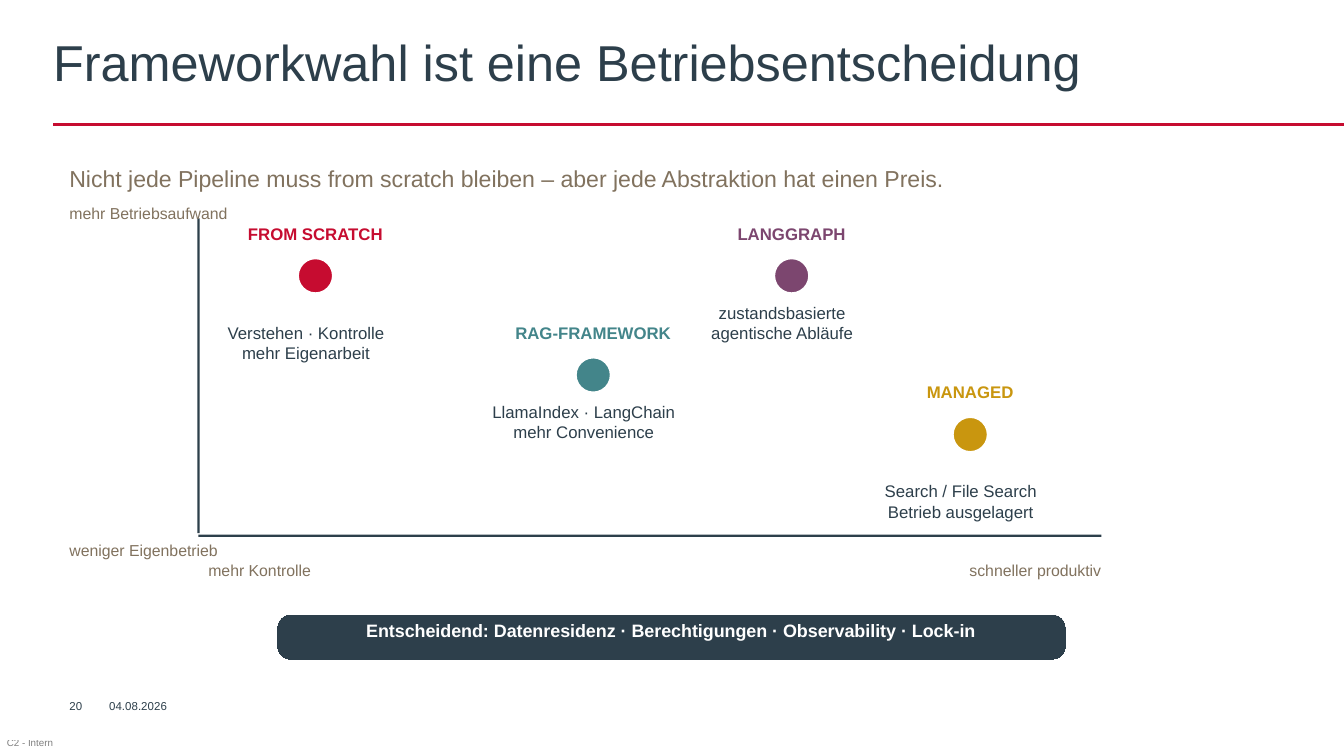
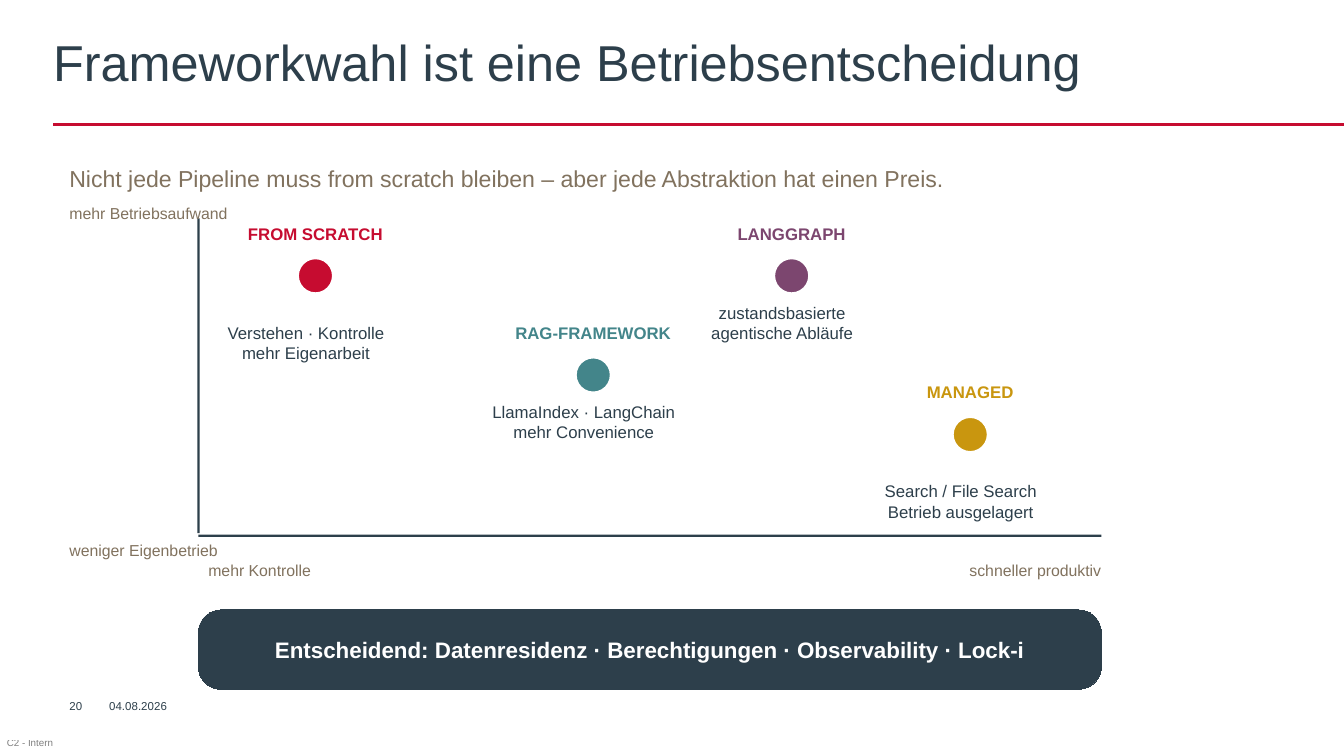
Before and after one commit to AkrosAG/RAG-Workshop, a slide deck: slide 25 of RAG_Workshop.pptx. Drawn at 1344x756 pixels with LibreOffice and Linux fonts; fonts in the diff are those of the drawing; background and template pictures are left out. Boxes give left, top, right and bottom in pixels: in the first picture for what was removed or moved away, otherwise in the second. Text is boxed around its words. In the diff, an @@ line names an element or a change of style, - is before the commit and + after.

```diff
--- a/RAG_Workshop.pptx
+++ b/RAG_Workshop.pptx
@@ rounded rectangle "Entscheidend: Datenresidenz · Berechtigungen · ...": place and size @@
-rounded rectangle "Entscheidend: Datenresidenz · Berechtigungen · ..." at (366, 624, 975, 641)
+rounded rectangle "Entscheidend: Datenresidenz · Berechtigungen · ..." at (199, 610, 1102, 690)
@@ rounded rectangle "Entscheidend: Datenresidenz · Berechtigungen · ..." at (199, 610, 1102, 690): vertical alignment top to middle; fill none to #2D3F4B; outline none to #2D3F4B 0 pt @@
@@ rounded rectangle removed at (278, 615, 1066, 659) @@
@@ text in rounded rectangle at (275, 641, 1024, 663): text changed; size 12.8 to 16 pt @@
-Entscheidend: Datenresidenz · Berechtigungen · Observability · Lock-in
+Entscheidend: Datenresidenz · Berechtigungen · Observability · Lock-i
```
Also in this commit, not shown: 4 other slides changed.
